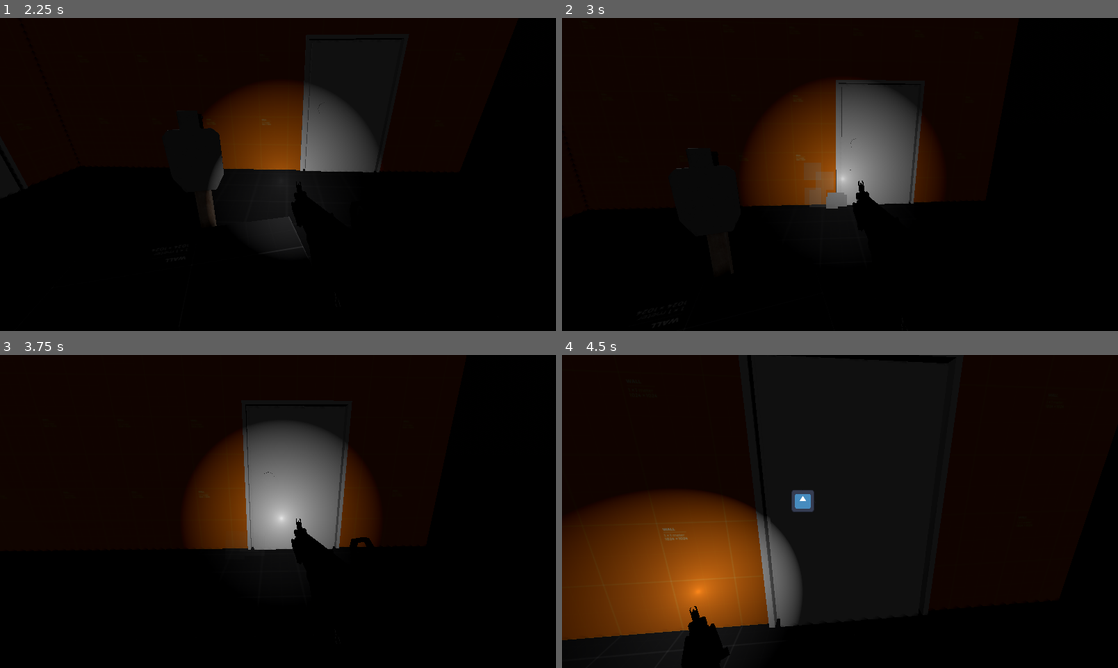
Above: before the commit, frames 1-4 (two rows, left to right).
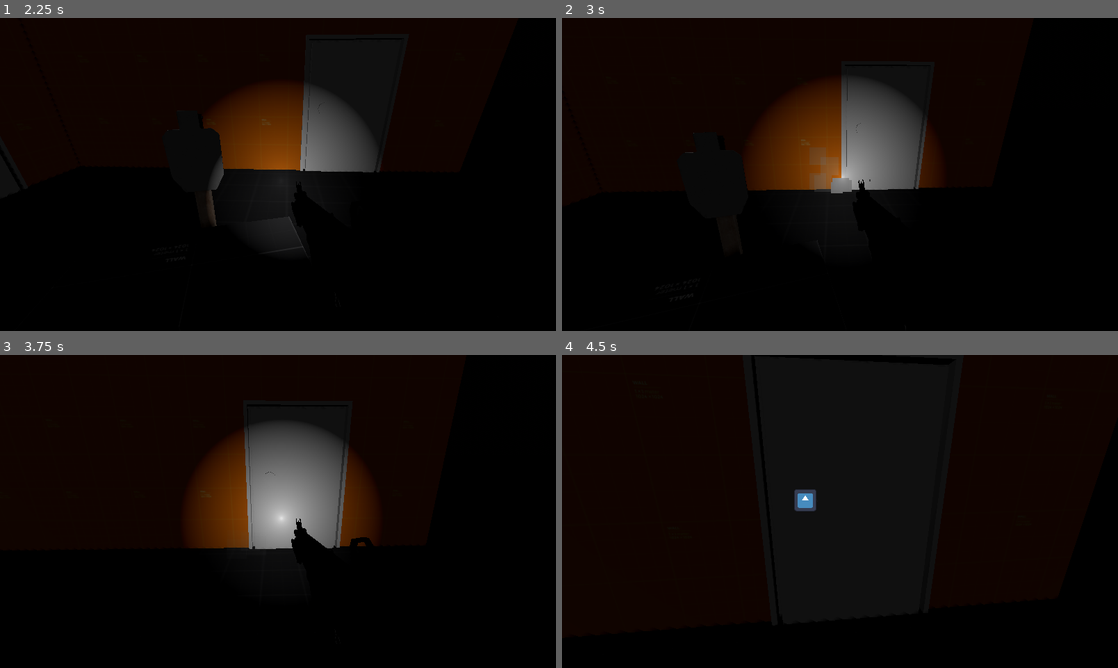
Above: after the commit, the same moments.

Repository: Ieida/Tactical-FPS-Godot
Game: Godot game, scene res://main_menu/main_menu.tscn
Same seed, same stepped clock (60 frames per second), same inputs: the game is played once before the commit and once after it. The engine's default icon, where the game draws it, is replaced by a stand-in: a white triangle on a blue panel in a dark square.
Inputs (mouse positions are in pixels of both pictures, inside the frame that each line leads up to):
- Up to frame 1 (2.25 s): click "PLAY TEST" at 0.5 s; tap Enter at 1.25 s; move the mouse to (305, 174) at 1.27 s; hold W (move_forward) from 1.28 s (still down); tap F (flashlight_toggle) at 1.35 s; tap T (rack_slide) at 1.55, 2.1 s; move the mouse to (250, 174) at 2.02 s
- Up to frame 2 (3 s): keep holding W (move_forward); click (812, 174) at 2.3 s; move the mouse to (851, 168) at 2.77 s; click (851, 168) at 2.85 s
- Up to frame 3 (3.75 s): keep holding W (move_forward); tap F (flashlight_toggle) at 3.05, 3.6 s; tap Space at 3.5 s; move the mouse to (272, 517) at 3.52 s
- Up to frame 4 (4.5 s): keep holding W (move_forward); tap T (rack_slide) at 3.8 s; move the mouse to (878, 514) at 4.27 s; tap 3 (grenade) at 4.35 s

Frame 1 is identical in both runs. In frame 2, 2.7% of the frame differs, in the area x 20-69%, y 18-61%; in frame 3, 0.3%; in frame 4, 17%, in the area x 0-46%, y 42-100%.

Commit message:
gun rework

Diff:
--- a/gun/gun.gd
+++ b/gun/gun.gd
@@ -1,7 +1,8 @@
 extends Weapon
+
 class_name Gun
 
-enum FireMode {SINGLE, BURST, AUTO}
+enum FireMode {SINGLE, SEMI, BURST, AUTO}
 
 signal recoil(vector: Vector2)
 
@@ -17,10 +18,10 @@
 var _chambered_bullet: Bullet
 var _time_since_last_shot: float
 var _time_between_shots: float
-var is_locked: bool
+var is_slide_resting: bool
+var is_slide_lock_activated: bool
 
 func _ready():
-	_chambered_bullet = magazine.unload_bullet()
 	_time_between_shots = 60.0 / _rpm
 
 func _process(delta):
@@ -33,7 +34,14 @@
 				pass
 		FireMode.AUTO:
 			if is_trigger_pressed:
-				_shoot()
+				_drop_hammer()
+
+func activate_slide_lock():
+	is_slide_lock_activated = true
+
+func deactivate_slide_lock():
+	is_slide_lock_activated = false
+	if not is_slide_resting: _drop_slide()
 
 func set_rpm(value: float):
 	_rpm = value
@@ -42,19 +50,18 @@
 var is_trigger_pressed = false
 func press_trigger():
 	is_trigger_pressed = true
-	_shoot()
+	_drop_hammer()
 
 func release_trigger():
 	is_trigger_pressed = false
 
-func _shoot():
-	if _time_since_last_shot < _time_between_shots or is_locked: return
-	_time_since_last_shot = 0
-
-	if _chambered_bullet:
+func _drop_hammer():
+	if is_slide_resting:
 		_shoot_bullet()
 
 func _shoot_bullet():
+	if not _chambered_bullet: return
+
 	# Muzzle flash
 	muzzle_flash.restart()
 
@@ -64,21 +71,43 @@
 	_chambered_bullet.rotate_object_local(Vector3.UP, deg_to_rad(sprd))
 
 	var rcl_amt = _chambered_bullet.shoot()
+	_chambered_bullet = null
+
+	## Push the slide back
+	if fire_mode != FireMode.SINGLE:
+		await push_slide()
+
+	## Apply recoil
 	rcl_amt *= recoil_multiplier
 	var rcl_v = Vector2(randf_range(sideways_recoil_min, sideways_recoil_max), rcl_amt)
 	recoil.emit(rcl_v)
+
+	## Drop the slide
+	if not is_slide_resting:
+		_drop_slide()
+
+func push_slide():
+	if is_slide_resting:
+		is_slide_resting = false
+		await get_tree().create_timer(_time_between_shots / 3.0).timeout
+
+	if not is_slide_lock_activated:
+		await _drop_slide()
+
+func _drop_slide():
+	if is_slide_lock_activated: return
+
+	var next_bullet = null
 	if magazine:
-		_chambered_bullet = magazine.unload_bullet()
-	else:
-		_chambered_bullet = null
+		next_bullet = magazine.unload_bullet()
+		if not next_bullet:
+			activate_slide_lock()
+			return
 
-func rack_slide():
-	if is_locked and not magazine:
-		is_locked = false
-	elif _chambered_bullet and magazine:
-		is_locked = true
-	elif not _chambered_bullet and magazine:
-		_chambered_bullet = magazine.unload_bullet()
+	await get_tree().create_timer(_time_between_shots / 1.5).timeout
+	if _chambered_bullet: return
+	_chambered_bullet = next_bullet
+	is_slide_resting = true
 
 func unload_magazine() -> Magazine:
 	var mag = magazine
--- a/pistol/pistol.tscn
+++ b/pistol/pistol.tscn
@@ -21,6 +21,7 @@
 script = ExtResource("1_bq8bq")
 muzzle = NodePath("Muzzle")
 _rpm = 400.0
+fire_mode = 1
 recoil_multiplier = 0.5
 spread_multiplier = 0.5
 muzzle_flash = NodePath("Muzzle/GPUParticles3D")
--- a/player/player.tscn
+++ b/player/player.tscn
@@ -32,19 +32,19 @@
 tracks/0/interp = 1
 tracks/0/loop_wrap = true
 tracks/0/keys = {
-"times": PackedFloat32Array(0),
-"transitions": PackedFloat32Array(1),
-"update": 0,
-"values": [Vector3(0, 0, 0)]
-}
-tracks/1/type = "value"
-tracks/1/imported = false
-tracks/1/enabled = true
-tracks/1/path = NodePath(".:rotation")
-tracks/1/interp = 1
-tracks/1/loop_wrap = true
-tracks/1/keys = {
-"times": PackedFloat32Array(0),
+"times": PackedFloat32Array(0.01),
+"transitions": PackedFloat32Array(1),
+"update": 0,
+"values": [Vector3(0, 0, 0)]
+}
+tracks/1/type = "value"
+tracks/1/imported = false
+tracks/1/enabled = true
+tracks/1/path = NodePath(".:rotation")
+tracks/1/interp = 1
+tracks/1/loop_wrap = true
+tracks/1/keys = {
+"times": PackedFloat32Array(0.01),
 "transitions": PackedFloat32Array(1),
 "update": 0,
 "values": [Vector3(0, 0, 0)]
@@ -161,33 +161,6 @@
 "values": [Vector3(-0.429735, 0, 0)]
 }
 
-[sub_resource type="Animation" id="Animation_53r8d"]
-resource_name = "reload_empty"
-tracks/0/type = "value"
-tracks/0/imported = false
-tracks/0/enabled = true
-tracks/0/path = NodePath(".:rotation")
-tracks/0/interp = 1
-tracks/0/loop_wrap = true
-tracks/0/keys = {
-"times": PackedFloat32Array(0.1),
-"transitions": PackedFloat32Array(1),
-"update": 0,
-"values": [Vector3(-0.429735, 0, 0)]
-}
-tracks/1/type = "value"
-tracks/1/imported = false
-tracks/1/enabled = true
-tracks/1/path = NodePath(".:position")
-tracks/1/interp = 1
-tracks/1/loop_wrap = true
-tracks/1/keys = {
-"times": PackedFloat32Array(0.8, 0.9, 1),
-"transitions": PackedFloat32Array(1, 1, 1),
-"update": 0,
-"values": [Vector3(0, 0, 0), Vector3(0, -0.0111344, -0.0242951), Vector3(0, 0, 0)]
-}
-
 [sub_resource type="Animation" id="Animation_of6ma"]
 resource_name = "unholster"
 tracks/0/type = "value"
@@ -213,6 +186,34 @@
 "transitions": PackedFloat32Array(1),
 "update": 0,
 "values": [Vector3(0, 0, 0)]
+}
+
+[sub_resource type="Animation" id="Animation_da8aj"]
+resource_name = "rack_slide"
+length = 0.2
+tracks/0/type = "value"
+tracks/0/imported = false
+tracks/0/enabled = true
+tracks/0/path = NodePath(".:position")
+tracks/0/interp = 1
+tracks/0/loop_wrap = true
+tracks/0/keys = {
+"times": PackedFloat32Array(0, 0.1, 0.2),
+"transitions": PackedFloat32Array(1, 1, 1),
+"update": 0,
+"values": [Vector3(0, 0, 0), Vector3(0, 0, 0.02), Vector3(0, 0, 0)]
+}
+tracks/1/type = "value"
+tracks/1/imported = false
+tracks/1/enabled = true
+tracks/1/path = NodePath(".:rotation")
+tracks/1/interp = 1
+tracks/1/loop_wrap = true
+tracks/1/keys = {
+"times": PackedFloat32Array(0, 0.1, 0.2),
+"transitions": PackedFloat32Array(1, 1, 1),
+"update": 0,
+"values": [Vector3(0, 0, 0), Vector3(0, 0, 0), Vector3(0, 0, 0)]
 }
 
 [sub_resource type="AnimationLibrary" id="AnimationLibrary_7ix2q"]
@@ -220,9 +221,9 @@
 "RESET": SubResource("Animation_ldht1"),
 "holster": SubResource("Animation_gl22s"),
 "idle": SubResource("Animation_ea20d"),
+"rack_slide": SubResource("Animation_da8aj"),
 "recoil": SubResource("Animation_rgfdn"),
 "reload": SubResource("Animation_xrct2"),
-"reload_empty": SubResource("Animation_53r8d"),
 "unholster": SubResource("Animation_of6ma")
 }
 
@@ -364,33 +365,6 @@
 "values": [Vector3(-0.323374, -0.00519415, -0.309015)]
 }
 
-[sub_resource type="Animation" id="Animation_ub0sa"]
-resource_name = "reload_empty"
-tracks/0/type = "value"
-tracks/0/imported = false
-tracks/0/enabled = true
-tracks/0/path = NodePath(".:position")
-tracks/0/interp = 1
-tracks/0/loop_wrap = true
-tracks/0/keys = {
-"times": PackedFloat32Array(0.1, 0.8, 0.9, 1),
-"transitions": PackedFloat32Array(1, 1, 1, 1),
-"update": 0,
-"values": [Vector3(0, 0, 0), Vector3(0, 0, 0), Vector3(0.000222952, -0.0143854, -0.0429232), Vector3(0, 0, 0)]
-}
-tracks/1/type = "value"
-tracks/1/imported = false
-tracks/1/enabled = true
-tracks/1/path = NodePath(".:rotation")
-tracks/1/interp = 1
-tracks/1/loop_wrap = true
-tracks/1/keys = {
-"times": PackedFloat32Array(0.1, 0.8, 0.9, 1),
-"transitions": PackedFloat32Array(1, 1, 1, 1),
-"update": 0,
-"values": [Vector3(-0.323374, -0.00519415, -0.309015), Vector3(-0.323374, -0.00519415, -0.309015), Vector3(-0.323374, -0.00519415, -0.309015), Vector3(-0.323374, -0.00519415, -0.309015)]
-}
-
 [sub_resource type="Animation" id="Animation_3q6sr"]
 resource_name = "unholster"
 tracks/0/type = "value"
@@ -416,6 +390,34 @@
 "transitions": PackedFloat32Array(1),
 "update": 0,
 "values": [Vector3(0, 0, 0)]
+}
+
+[sub_resource type="Animation" id="Animation_ub0sa"]
+resource_name = "rack_slide"
+length = 0.2
+tracks/0/type = "value"
+tracks/0/imported = false
+tracks/0/enabled = true
+tracks/0/path = NodePath(".:position")
+tracks/0/interp = 1
+tracks/0/loop_wrap = true
+tracks/0/keys = {
+"times": PackedFloat32Array(0, 0.1, 0.2),
+"transitions": PackedFloat32Array(1, 1, 1),
+"update": 0,
+"values": [Vector3(0, 0, 0), Vector3(0, 0, 0.02), Vector3(0, 0, 0)]
+}
+tracks/1/type = "value"
+tracks/1/imported = false
+tracks/1/enabled = true
+tracks/1/path = NodePath(".:rotation")
+tracks/1/interp = 1
+tracks/1/loop_wrap = true
+tracks/1/keys = {
+"times": PackedFloat32Array(0, 0.1, 0.2),
+"transitions": PackedFloat32Array(1, 1, 1),
+"update": 0,
+"values": [Vector3(0, 0, 0), Vector3(0, 0, 0), Vector3(0, 0, 0)]
 }
 
 [sub_resource type="AnimationLibrary" id="AnimationLibrary_4rby2"]
@@ -423,9 +425,9 @@
 "RESET": SubResource("Animation_a8lst"),
 "holster": SubResource("Animation_u1lf5"),
 "idle": SubResource("Animation_l6fgh"),
+"rack_slide": SubResource("Animation_ub0sa"),
 "recoil": SubResource("Animation_taw3q"),
 "reload": SubResource("Animation_jp3ga"),
-"reload_empty": SubResource("Animation_ub0sa"),
 "unholster": SubResource("Animation_3q6sr")
 }
 
@@ -769,6 +771,7 @@
 [node name="Weapons" type="Node3D" parent="CharacterBody3D/Node3D/PlayerCamera"]
 
 [node name="SMGViewmodel" type="Node3D" parent="CharacterBody3D/Node3D/PlayerCamera/Weapons" node_paths=PackedStringArray("gun", "magazine", "flashlight", "weapon", "camera", "animation_player")]
+visible = false
 script = ExtResource("8_7k0sh")
 gun = NodePath("SMG")
 magazine = NodePath("SMG/Magazine")
@@ -776,7 +779,7 @@
 flashlight = NodePath("SMG/Flashlight")
 weapon = NodePath("SMG")
 camera = NodePath("../..")
-animation_player = NodePath("AnimationPlayer")
+animation_player = NodePath("ViewmodelPlayer")
 
 [node name="SMG" parent="CharacterBody3D/Node3D/PlayerCamera/Weapons/SMGViewmodel" node_paths=PackedStringArray("magazine") instance=ExtResource("8_6ao76")]
 transform = Transform3D(0.986285, -0.165048, 0, 0.165048, 0.986286, 0, 0, 0, 0.999999, 0.05, -0.08, -0.22)
@@ -796,14 +799,12 @@
 spot_angle_attenuation = 20.0
 on_energy = 5.0
 
-[node name="AnimationPlayer" type="AnimationPlayer" parent="CharacterBody3D/Node3D/PlayerCamera/Weapons/SMGViewmodel"]
+[node name="ViewmodelPlayer" type="AnimationPlayer" parent="CharacterBody3D/Node3D/PlayerCamera/Weapons/SMGViewmodel"]
 libraries = {
 "": SubResource("AnimationLibrary_7ix2q")
 }
-playback_default_blend_time = 0.5
 
 [node name="PistolViewmodel" type="Node3D" parent="CharacterBody3D/Node3D/PlayerCamera/Weapons" node_paths=PackedStringArray("gun", "magazine", "weapon", "camera", "animation_player")]
-visible = false
 script = ExtResource("8_7k0sh")
 gun = NodePath("Pistol")
 magazine = NodePath("Pistol/Magazine")
@@ -823,7 +824,6 @@
 libraries = {
 "": SubResource("AnimationLibrary_4rby2")
 }
-playback_default_blend_time = 0.5
 
 [node name="GrenadeViewmodel" type="Node3D" parent="CharacterBody3D/Node3D/PlayerCamera/Weapons" node_paths=PackedStringArray("grenade", "player_body", "weapon", "camera", "animation_player")]
 visible = false
--- a/player_gun/player_gun.gd
+++ b/player_gun/player_gun.gd
@@ -11,7 +11,8 @@
 	super._ready()
 	gun.recoil.connect(_on_gun_recoil)
 	load_mag(magazine)
-	rack_slide()
+	insert_magazine(magazine)
+	gun.push_slide()
 
 func _process(_delta):
 	if not is_holstered:
@@ -26,48 +27,53 @@
 
 #region Gun Functions
 func can_holster() -> bool:
-	return not is_trigger_pressed and not is_reloading
+	return not is_reloading
 
 func toggle_flashlight():
 	flashlight.toggle_flashlight()
 
-var is_trigger_pressed: bool = false
 func press_trigger():
-	if not is_reloading:
-		is_trigger_pressed = true
-		gun.press_trigger()
+	gun.press_trigger()
 
 func release_trigger():
-	is_trigger_pressed = false
 	gun.release_trigger()
+
+func remove_magazine():
+	gun.unload_magazine()
+
+func insert_magazine(new_magazine: Magazine):
+	gun.load_magazine(new_magazine)
 
 var is_reloading: bool = false
 func reload():
-	if gun.magazine and not is_trigger_pressed:
-		is_reloading = true
-		var mag = gun.unload_magazine()
-		if gun._chambered_bullet:
-			animation_player.play("reload")
-		else:
-			animation_player.play("reload_empty")
-		animation_player.queue("idle")
+	is_reloading = true
+	animation_player.play("reload")
+	if gun.magazine:
+		await remove_magazine()
 
-		await animation_player.animation_finished
+	load_mag(magazine) ## PLACEHOLDER
 
-		load_mag(mag)
-		gun.load_magazine(mag)
-		if not gun._chambered_bullet: rack_slide()
-		is_reloading = false
+	await animation_player.animation_finished
+
+	await insert_magazine(magazine)
+
+	if gun.is_slide_lock_activated: await gun.deactivate_slide_lock()
+	elif not gun._chambered_bullet: await gun.push_slide()
+
+	is_reloading = false
+	animation_player.queue("idle")
 
 func rack_slide():
-	gun.rack_slide()
+	animation_player.play("rack_slide")
+	await gun.rack_slide()
+	await animation_player.animation_finished
 
 func _on_gun_recoil(vector: Vector2):
-	animation_player.play("recoil")
+	if not is_reloading:
+		animation_player.play("recoil")
+	await get_tree().create_timer(0.01).timeout
+	camera.recoil(vector, 0.01)
 	animation_player.queue("idle")
-	while animation_player.current_animation != "recoil":
-		await animation_player.animation_changed
-	camera.recoil(vector, 0.01)
 #endregion
 
 #region Testing Purposes
--- a/smg/smg.tscn
+++ b/smg/smg.tscn
@@ -21,7 +21,7 @@
 script = ExtResource("1_06nhw")
 muzzle = NodePath("Muzzle")
 _rpm = 650.0
-fire_mode = 2
+fire_mode = 3
 recoil_multiplier = 0.25
 spread_multiplier = 0.25
 muzzle_flash = NodePath("Muzzle/GPUParticles3D")
